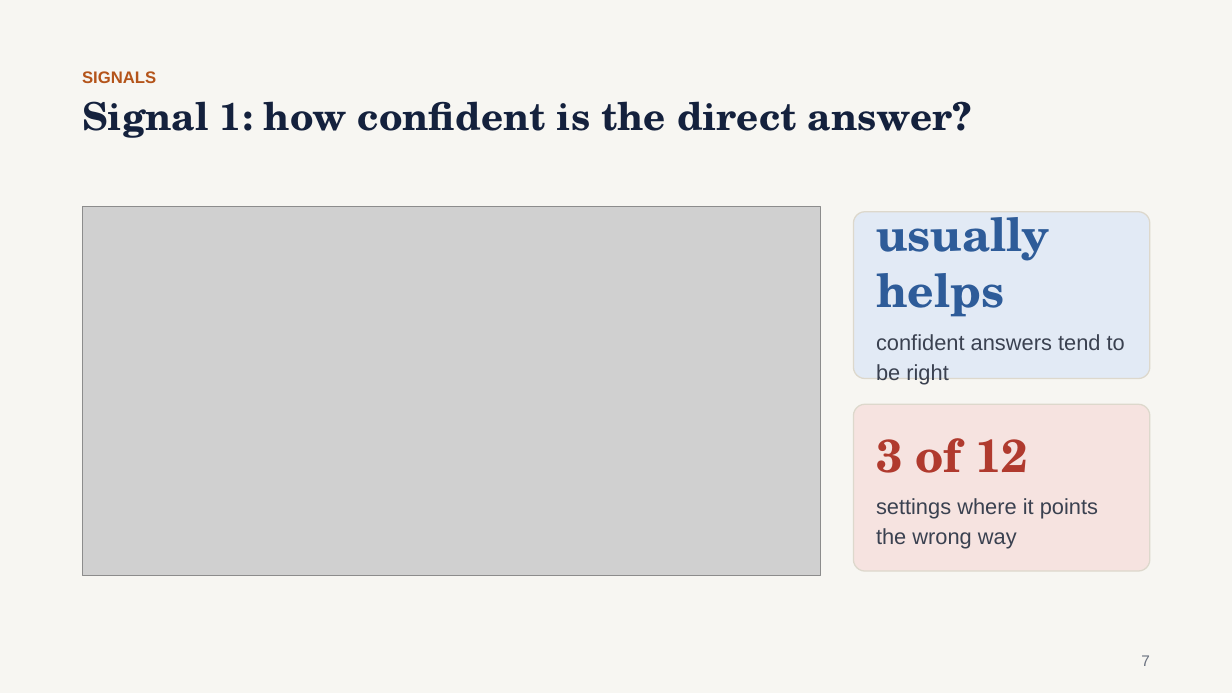
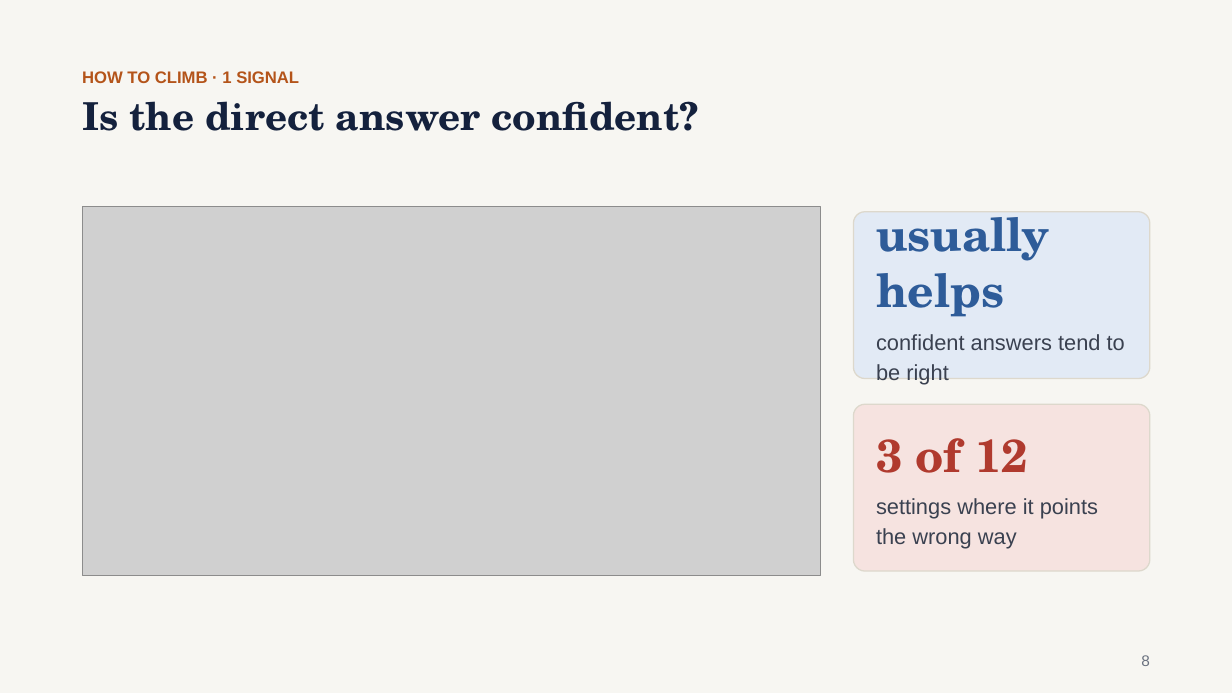
Before and after one commit to gaoj21/tokenbank, a slide deck: slide 8 of slides/CLIMB_talk.pptx (slide 7 before the commit). Drawn at 1232x693 pixels with LibreOffice and Linux fonts; fonts in the diff are those of the drawing; grey boxes stand for pictures. Boxes give left, top, right and bottom in pixels: in the first picture for what was removed or moved away, otherwise in the second. Text is boxed around its words. In the diff, an @@ line names an element or a change of style, - is before the commit and + after.

```diff
--- a/slides/CLIMB_talk.pptx
+++ b/slides/CLIMB_talk.pptx
@@ text at box(82, 71, 299, 83): text changed @@
-SIGNALS
+HOW TO CLIMB · 1 SIGNAL
@@ text at box(82, 101, 699, 131): text changed @@
-Signal 1: how confident is the direct answer?
+Is the direct answer confident?
@@ text at box(1141, 655, 1150, 666): text changed @@
-7
+8
```
Also in this commit, not shown: 10 other slides changed, 4 slides added, 3 slides removed, 2 other files.
